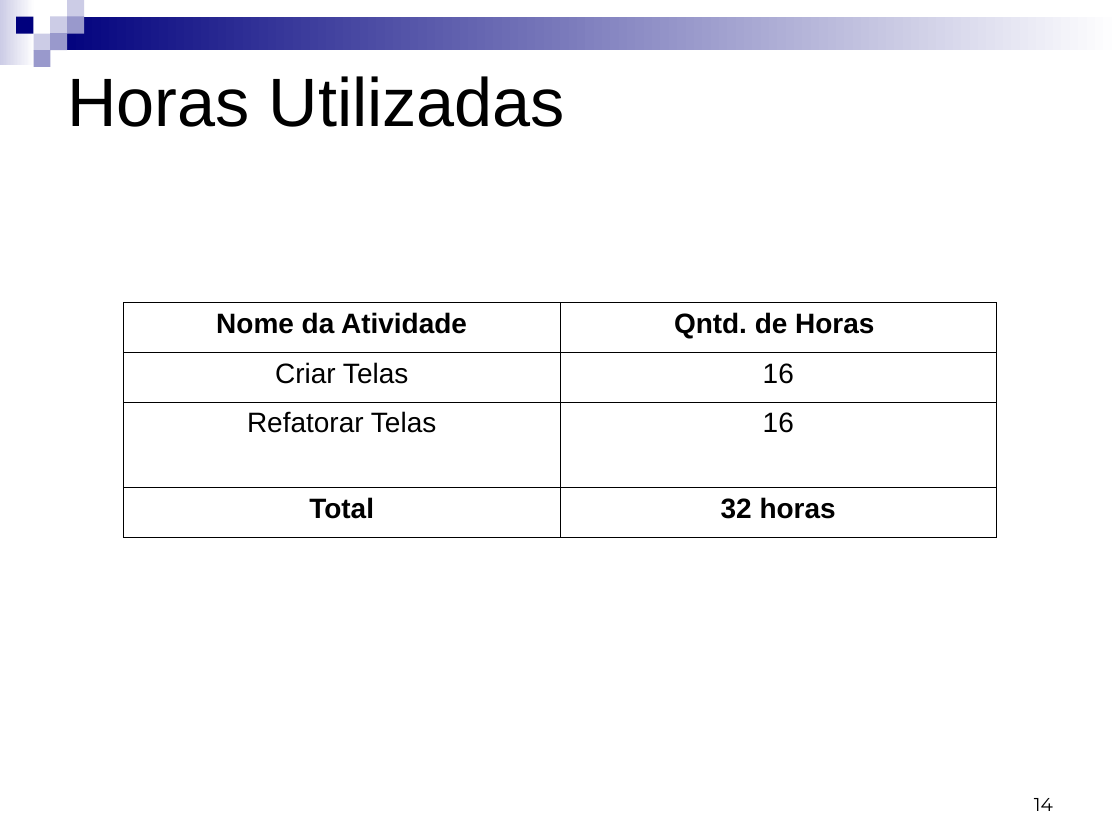
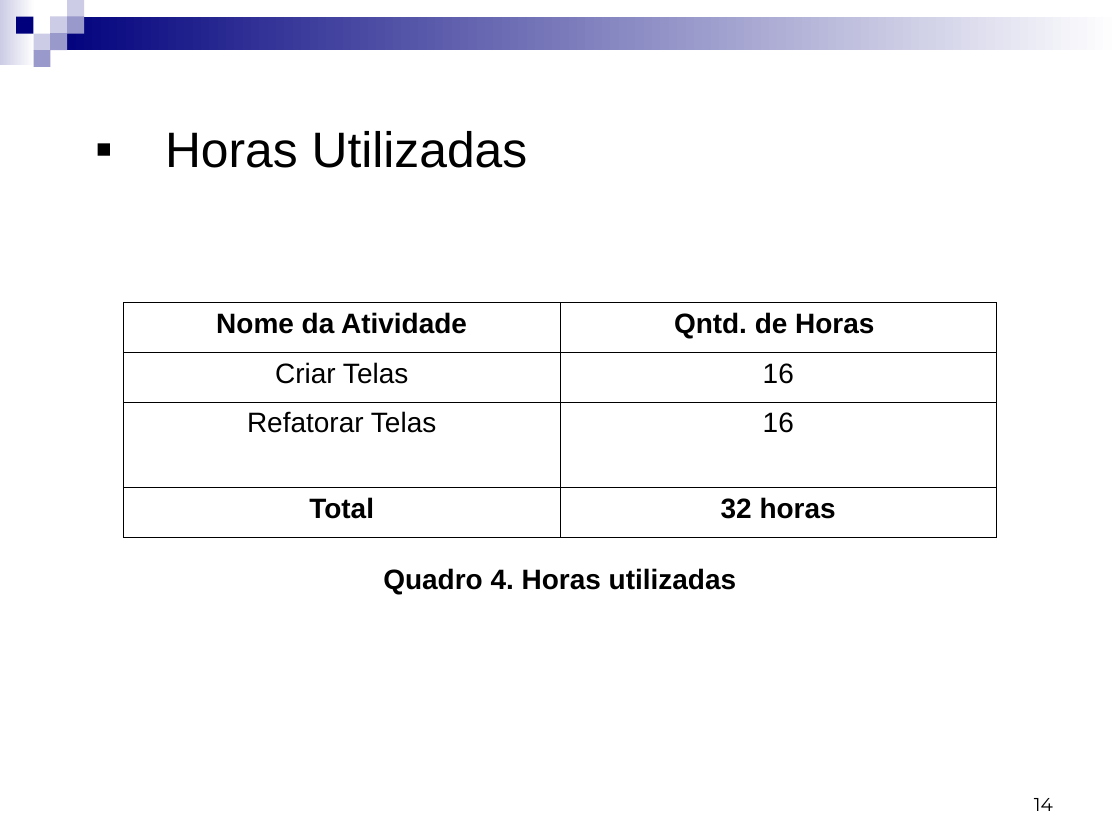
Before and after one commit to Gabrielfgrd/CamaraRB, a slide deck: slide 14 of Documentos/Documentos das aulas/Apresentação para o dia 06.ppt. Drawn at 1120x840 pixels with LibreOffice and Linux fonts; fonts in the diff are those of the drawing. Boxes give left, top, right and bottom in pixels: in the first picture for what was removed or moved away, otherwise in the second. Text is boxed around its words. In the diff, an @@ line names an element or a change of style, - is before the commit and + after.

```diff
--- a/Documentos/Documentos das aulas/Apresentação para o dia 06.ppt
+++ b/Documentos/Documentos das aulas/Apresentação para o dia 06.ppt
@@ title "Horas Utilizadas" moved from (x1=67, y1=76, x2=566, y2=127) to (x1=165, y1=131, x2=528, y2=168) @@
@@ title "Horas Utilizadas" at (x1=165, y1=131, x2=528, y2=168): size 44 to 32 pt; bullet none to ▪ @@
@@ text added at (x1=383, y1=568, x2=736, y2=594), 18 pt, text #000000, bold @@
+Quadro 4. Horas utilizadas
```
Also in this commit, not shown: 4 other slides changed, 6 other files.
